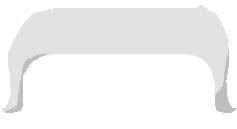
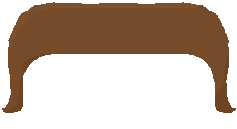
Revision of a layered 237×129 image; what changed, layer by layer:
pixels changed over (2, 2, 236, 113) (layer not identified)
